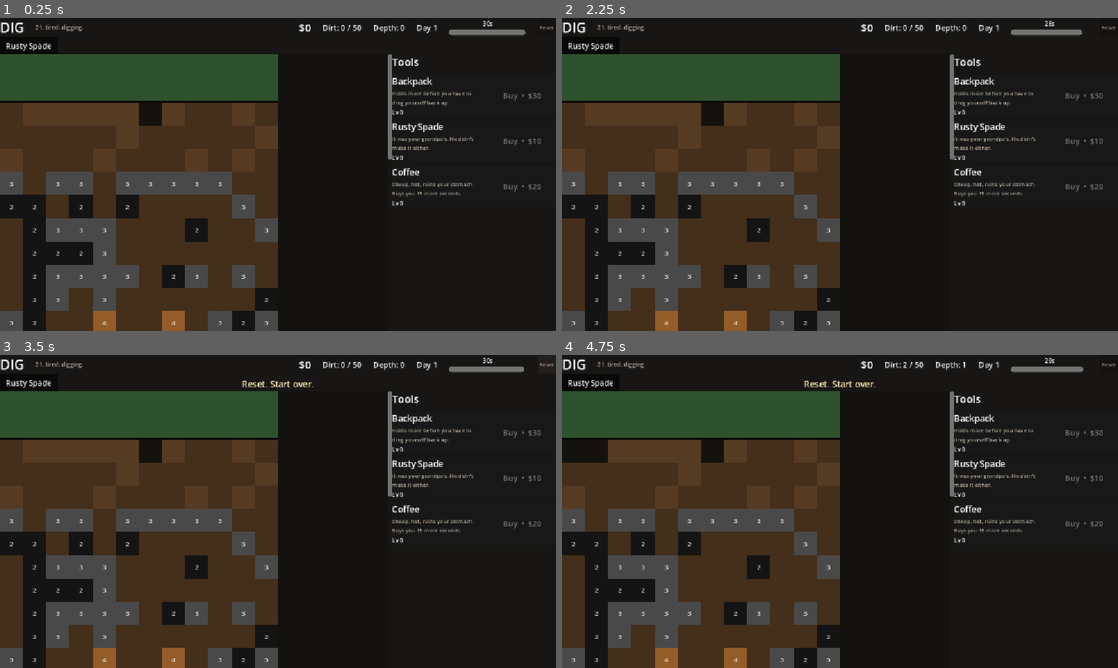
Above: before the commit, frames 1-4 (two rows, left to right).
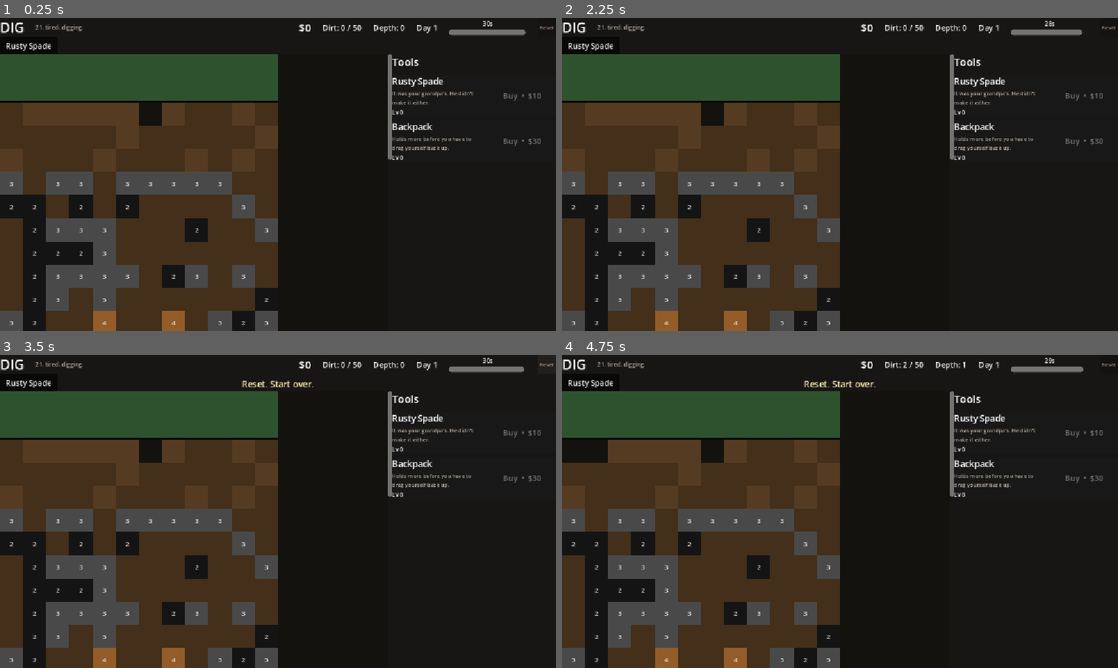
Above: after the commit, the same moments.

Repository: RanjitCS/dig
Game: Godot game, scene res://scenes/main.tscn
Same seed, same stepped clock (60 frames per second), same inputs: the game is played once before the commit and once after it.
Inputs (mouse positions are in pixels of both pictures, inside the frame that each line leads up to):
- Up to frame 1 (0.25 s): no input
- Up to frame 2 (2.25 s): click "Rusty Spade" at 0.5 s; click "Rusty Spade" at 1.25 s; click "Rusty Spade" at 2 s
- Up to frame 3 (3.5 s): click "Reset" at 2.75 s
- Up to frame 4 (4.75 s): move the mouse to (573, 452) at 3.52 s; click (573, 452) at 3.67 s; move the mouse to (595, 452) at 4.27 s; click (595, 452) at 4.42 s

The runs differ from the first frame. In frame 1, 1.0% of the frame differs, in the area x 70-98%, y 18-60%; in frame 2, 1.0%; in frame 3, 1.0%; in frame 4, 1.0%.

Commit message:
change

Diff:
--- /dev/null
+++ b/resources/upgrades/arya_aerospace.tres
@@ -0,0 +1,19 @@
+[gd_resource type="Resource" script_class="Upgrade" load_steps=2 format=3 uid="uid://dig0upgrade0aryaaerospace"]
+
+[ext_resource type="Script" path="res://scripts/upgrade.gd" id="1_upgrade"]
+
+[resource]
+script = ExtResource("1_upgrade")
+id = &"arya_aerospace"
+display_name = "Arya — Aerospace"
+flavor = "She wore a uniform this time. \"I'm joining the space program. Be back soon.\""
+category = 2
+effect = 4
+effect_per_level = 5.0
+base_cost = 100000.0
+cost_mult = 1.0
+cost_currency = &"money"
+unlock_money = 80000.0
+reach = 0
+is_equippable = false
+max_level = 1
--- /dev/null
+++ b/resources/upgrades/arya_engineer.tres
@@ -0,0 +1,19 @@
+[gd_resource type="Resource" script_class="Upgrade" load_steps=2 format=3 uid="uid://dig0upgrade0aryaengineer"]
+
+[ext_resource type="Script" path="res://scripts/upgrade.gd" id="1_upgrade"]
+
+[resource]
+script = ExtResource("1_upgrade")
+id = &"arya_engineer"
+display_name = "Arya — Engineer"
+flavor = "She rebuilt the drill in a weekend. \"I'm going to be an engineer. Be back soon.\""
+category = 2
+effect = 3
+effect_per_level = 5.0
+base_cost = 8000.0
+cost_mult = 1.0
+cost_currency = &"money"
+unlock_money = 6000.0
+reach = 0
+is_equippable = false
+max_level = 1
--- /dev/null
+++ b/resources/upgrades/arya_geologist.tres
@@ -0,0 +1,19 @@
+[gd_resource type="Resource" script_class="Upgrade" load_steps=2 format=3 uid="uid://dig0upgrade0aryageologist"]
+
+[ext_resource type="Script" path="res://scripts/upgrade.gd" id="1_upgrade"]
+
+[resource]
+script = ExtResource("1_upgrade")
+id = &"arya_geologist"
+display_name = "Arya — Geologist"
+flavor = "She brought a notebook. \"I'm going to be a geologist. Be back soon.\""
+category = 2
+effect = 1
+effect_per_level = 0.50
+base_cost = 1500.0
+cost_mult = 1.0
+cost_currency = &"money"
+unlock_money = 1000.0
+reach = 0
+is_equippable = false
+max_level = 1
--- /dev/null
+++ b/resources/upgrades/arya_spectral.tres
@@ -0,0 +1,19 @@
+[gd_resource type="Resource" script_class="Upgrade" load_steps=2 format=3 uid="uid://dig0upgrade0aryaspectral"]
+
+[ext_resource type="Script" path="res://scripts/upgrade.gd" id="1_upgrade"]
+
+[resource]
+script = ExtResource("1_upgrade")
+id = &"arya_spectral"
+display_name = "Arya — Spectral Cartographer"
+flavor = "She had been gone two years. \"I'm going to retire. Are you coming?\""
+category = 2
+effect = 1
+effect_per_level = 2.00
+base_cost = 1000000.0
+cost_mult = 1.0
+cost_currency = &"money"
+unlock_money = 750000.0
+reach = 0
+is_equippable = false
+max_level = 1
--- /dev/null
+++ b/resources/upgrades/arya_surveyor.tres
@@ -0,0 +1,19 @@
+[gd_resource type="Resource" script_class="Upgrade" load_steps=2 format=3 uid="uid://dig0upgrade0aryasurveyor"]
+
+[ext_resource type="Script" path="res://scripts/upgrade.gd" id="1_upgrade"]
+
+[resource]
+script = ExtResource("1_upgrade")
+id = &"arya_surveyor"
+display_name = "Arya — Surveyor"
+flavor = "She drew a map. \"I'm going to be a surveyor. Be back soon.\""
+category = 2
+effect = 2
+effect_per_level = 0.10
+base_cost = 25000.0
+cost_mult = 1.0
+cost_currency = &"money"
+unlock_money = 20000.0
+reach = 0
+is_equippable = false
+max_level = 1
--- a/resources/upgrades/backpack.tres
+++ b/resources/upgrades/backpack.tres
@@ -7,6 +7,7 @@
 id = &"backpack"
 display_name = "Backpack"
 flavor = "Holds more before you have to drag yourself back up."
+category = 0
 effect = 6
 effect_per_level = 50.0
 base_cost = 30.0
@@ -15,3 +16,4 @@
 unlock_money = 0.0
 reach = 0
 is_equippable = false
+max_level = 0
--- /dev/null
+++ b/resources/upgrades/dad_pulley.tres
@@ -0,0 +1,19 @@
+[gd_resource type="Resource" script_class="Upgrade" load_steps=2 format=3 uid="uid://dig0upgrade0dadpulley"]
+
+[ext_resource type="Script" path="res://scripts/upgrade.gd" id="1_upgrade"]
+
+[resource]
+script = ExtResource("1_upgrade")
+id = &"dad_pulley"
+display_name = "Dad's Pulley"
+flavor = "He set it up overnight. He never said anything. It hauls the dirt up for you."
+category = 1
+effect = 3
+effect_per_level = 0.3
+base_cost = 150.0
+cost_mult = 1.22
+cost_currency = &"money"
+unlock_money = 100.0
+reach = 0
+is_equippable = false
+max_level = 0
--- /dev/null
+++ b/resources/upgrades/dad_truck.tres
@@ -0,0 +1,19 @@
+[gd_resource type="Resource" script_class="Upgrade" load_steps=2 format=3 uid="uid://dig0upgrade0dadtruck"]
+
+[ext_resource type="Script" path="res://scripts/upgrade.gd" id="1_upgrade"]
+
+[resource]
+script = ExtResource("1_upgrade")
+id = &"dad_truck"
+display_name = "Dad's Pickup"
+flavor = "He said you could borrow it. The keys were on the kitchen counter."
+category = 1
+effect = 1
+effect_per_level = 0.08
+base_cost = 250.0
+cost_mult = 1.30
+cost_currency = &"money"
+unlock_money = 200.0
+reach = 0
+is_equippable = false
+max_level = 0
--- a/resources/upgrades/day_length.tres
+++ b/resources/upgrades/day_length.tres
@@ -5,8 +5,9 @@
 [resource]
 script = ExtResource("1_upgrade")
 id = &"day_length"
-display_name = "Coffee"
-flavor = "Cheap, hot, ruins your stomach. Buys you 15 more seconds."
+display_name = "Mom's Coffee"
+flavor = "She makes it too strong. Buys you 15 more seconds."
+category = 1
 effect = 5
 effect_per_level = 15.0
 base_cost = 20.0
@@ -15,3 +16,4 @@
 unlock_money = 0.0
 reach = 0
 is_equippable = false
+max_level = 0
--- a/resources/upgrades/drill.tres
+++ b/resources/upgrades/drill.tres
@@ -7,6 +7,7 @@
 id = &"drill"
 display_name = "Drill"
 flavor = "First time you don't have to do the work yourself."
+category = 0
 effect = 3
 effect_per_level = 0.5
 base_cost = 500.0
@@ -15,3 +16,4 @@
 unlock_money = 400.0
 reach = 0
 is_equippable = false
+max_level = 0
--- a/resources/upgrades/hammer.tres
+++ b/resources/upgrades/hammer.tres
@@ -7,6 +7,7 @@
 id = &"hammer"
 display_name = "Hammer"
 flavor = "For when life calls. Crit hits do 5x."
+category = 0
 effect = 2
 effect_per_level = 0.01
 base_cost = 200.0
@@ -15,3 +16,4 @@
 unlock_money = 150.0
 reach = 1
 is_equippable = true
+max_level = 0
--- /dev/null
+++ b/resources/upgrades/mom_gloves.tres
@@ -0,0 +1,19 @@
+[gd_resource type="Resource" script_class="Upgrade" load_steps=2 format=3 uid="uid://dig0upgrade0momgloves"]
+
+[ext_resource type="Script" path="res://scripts/upgrade.gd" id="1_upgrade"]
+
+[resource]
+script = ExtResource("1_upgrade")
+id = &"mom_gloves"
+display_name = "Mom's Knit Gloves"
+flavor = "She finished them last week. You haven't taken them off."
+category = 1
+effect = 2
+effect_per_level = 0.01
+base_cost = 80.0
+cost_mult = 1.30
+cost_currency = &"money"
+unlock_money = 60.0
+reach = 0
+is_equippable = false
+max_level = 0
--- /dev/null
+++ b/resources/upgrades/mom_sandwich.tres
@@ -0,0 +1,19 @@
+[gd_resource type="Resource" script_class="Upgrade" load_steps=2 format=3 uid="uid://dig0upgrade0momsandwich"]
+
+[ext_resource type="Script" path="res://scripts/upgrade.gd" id="1_upgrade"]
+
+[resource]
+script = ExtResource("1_upgrade")
+id = &"mom_sandwich"
+display_name = "Mom's Sandwich"
+flavor = "She left it on the porch. You ate it. You don't remember tasting it."
+category = 1
+effect = 1
+effect_per_level = 0.05
+base_cost = 40.0
+cost_mult = 1.25
+cost_currency = &"money"
+unlock_money = 15.0
+reach = 0
+is_equippable = false
+max_level = 0
--- a/resources/upgrades/pickaxe.tres
+++ b/resources/upgrades/pickaxe.tres
@@ -7,6 +7,7 @@
 id = &"pickaxe"
 display_name = "Pickaxe"
 flavor = "First real purchase. You almost felt something."
+category = 0
 effect = 1
 effect_per_level = 0.10
 base_cost = 50.0
@@ -15,3 +16,4 @@
 unlock_money = 25.0
 reach = 0
 is_equippable = true
+max_level = 0
--- /dev/null
+++ b/resources/upgrades/sister_bank.tres
@@ -0,0 +1,19 @@
+[gd_resource type="Resource" script_class="Upgrade" load_steps=2 format=3 uid="uid://dig0upgrade0sisterbank"]
+
+[ext_resource type="Script" path="res://scripts/upgrade.gd" id="1_upgrade"]
+
+[resource]
+script = ExtResource("1_upgrade")
+id = &"sister_bank"
+display_name = "Sister's Bank Account"
+flavor = "She opened it for you. The PIN is your old jersey number. She didn't ask."
+category = 1
+effect = 4
+effect_per_level = 0.10
+base_cost = 300.0
+cost_mult = 1.25
+cost_currency = &"money"
+unlock_money = 250.0
+reach = 0
+is_equippable = false
+max_level = 0
--- /dev/null
+++ b/resources/upgrades/sister_llc.tres
@@ -0,0 +1,19 @@
+[gd_resource type="Resource" script_class="Upgrade" load_steps=2 format=3 uid="uid://dig0upgrade0sisterllc"]
+
+[ext_resource type="Script" path="res://scripts/upgrade.gd" id="1_upgrade"]
+
+[resource]
+script = ExtResource("1_upgrade")
+id = &"sister_llc"
+display_name = "Sister's LLC"
+flavor = "She filed the paperwork. \"You're a company now. You're welcome.\""
+category = 1
+effect = 1
+effect_per_level = 0.15
+base_cost = 800.0
+cost_mult = 1.35
+cost_currency = &"money"
+unlock_money = 700.0
+reach = 0
+is_equippable = false
+max_level = 0
--- a/resources/upgrades/spade.tres
+++ b/resources/upgrades/spade.tres
@@ -7,6 +7,7 @@
 id = &"spade"
 display_name = "Rusty Spade"
 flavor = "It was your grandpa's. He didn't make it either."
+category = 0
 effect = 0
 effect_per_level = 1.0
 base_cost = 10.0
@@ -15,3 +16,4 @@
 unlock_money = 0.0
 reach = 0
 is_equippable = true
+max_level = 0
--- a/scripts/end_of_day.gd
+++ b/scripts/end_of_day.gd
@@ -1,13 +1,26 @@
 extends CanvasLayer
 
 const UpgradeRowScene := preload("res://scenes/upgrade_row.tscn")
+
+const CATEGORY_TITLES := {
+	Upgrade.Category.TOOLS: "Tools",
+	Upgrade.Category.FAMILY: "Family",
+	Upgrade.Category.ARYA: "Arya",
+	Upgrade.Category.LAND: "Land",
+}
+
+const CATEGORY_ORDER := [
+	Upgrade.Category.TOOLS,
+	Upgrade.Category.FAMILY,
+	Upgrade.Category.ARYA,
+	Upgrade.Category.LAND,
+]
 
 @onready var day_label: Label = %DayLabel
 @onready var earnings_label: Label = %EarningsLabel
 @onready var dirt_label: Label = %DirtLabel
 @onready var upgrades_list: VBoxContainer = %UpgradesList
 @onready var continue_button: Button = %ContinueButton
-@onready var root_panel: Control = %RootPanel
 
 var rows: Array = []
 
@@ -34,21 +47,40 @@
 	GameState.start_next_day()
 
 func _on_upgrade_purchased(_id: StringName, _level: int) -> void:
-	_build_upgrade_rows()
+	_refresh_rows()
 
 func _on_money_changed(_v: float) -> void:
 	_refresh_rows()
 
 func _build_upgrade_rows() -> void:
-	for r in rows:
-		r.queue_free()
+	for c in upgrades_list.get_children():
+		c.queue_free()
 	rows.clear()
+	for cat in CATEGORY_ORDER:
+		var ups := _upgrades_in_category(cat)
+		if ups.is_empty():
+			continue
+		var header := _make_header(CATEGORY_TITLES[cat])
+		upgrades_list.add_child(header)
+		for u in ups:
+			var row := UpgradeRowScene.instantiate()
+			upgrades_list.add_child(row)
+			row.setup(u)
+			rows.append(row)
+
+func _upgrades_in_category(cat: int) -> Array:
+	var out: Array = []
 	for u in GameState.upgrades:
-		var row := UpgradeRowScene.instantiate()
-		upgrades_list.add_child(row)
-		row.setup(u)
-		rows.append(row)
-	_refresh_rows()
+		if u.category == cat:
+			out.append(u)
+	return out
+
+func _make_header(text: String) -> Label:
+	var l := Label.new()
+	l.text = text
+	l.add_theme_font_size_override("font_size", 14)
+	l.modulate = Color(0.7, 0.65, 0.6, 1)
+	return l
 
 func _refresh_rows() -> void:
 	for r in rows:
--- a/scripts/game_state.gd
+++ b/scripts/game_state.gd
@@ -111,6 +111,8 @@
 func buy_upgrade(upgrade_id: StringName) -> bool:
 	var up := get_upgrade(upgrade_id)
 	if up == null:
+		return false
+	if up.is_maxed(level_of(upgrade_id)):
 		return false
 	var cost := cost_of(upgrade_id)
 	if not can_afford(upgrade_id):
@@ -157,16 +159,26 @@
 	var up := get_upgrade(upgrade_id)
 	if up == null:
 		return INF
+	if up.is_maxed(level_of(upgrade_id)):
+		return INF
 	return up.cost_at(level_of(upgrade_id))
 
 func can_afford(upgrade_id: StringName) -> bool:
 	var up := get_upgrade(upgrade_id)
 	if up == null:
+		return false
+	if up.is_maxed(level_of(upgrade_id)):
 		return false
 	var cost := cost_of(upgrade_id)
 	if up.cost_currency == &"money":
 		return money >= cost
 	return dirt >= cost
+
+func is_maxed(upgrade_id: StringName) -> bool:
+	var up := get_upgrade(upgrade_id)
+	if up == null:
+		return false
+	return up.is_maxed(level_of(upgrade_id))
 
 func get_upgrade(upgrade_id: StringName) -> Upgrade:
 	for u in upgrades:
--- a/scripts/main.gd
+++ b/scripts/main.gd
@@ -75,6 +75,8 @@
 
 func _build_upgrade_rows() -> void:
 	for u in GameState.upgrades:
+		if u.category != Upgrade.Category.TOOLS:
+			continue
 		var row := UpgradeRowScene.instantiate()
 		upgrades_list.add_child(row)
 		row.setup(u)
--- a/scripts/upgrade.gd
+++ b/scripts/upgrade.gd
@@ -12,15 +12,23 @@
 }
 
 enum Reach {
-	CARDINAL_4,    # N/S/E/W neighbors only
-	OMNI_8,        # 8 neighbors including diagonals
-	COLUMN_DOWN,   # any broken cell in same column, below it
-	AOE_3X3,       # 3x3 area centered on click target (target must be cardinal-adjacent to broken)
+	CARDINAL_4,
+	OMNI_8,
+	COLUMN_DOWN,
+	AOE_3X3,
+}
+
+enum Category {
+	TOOLS,
+	FAMILY,
+	ARYA,
+	LAND,
 }
 
 @export var id: StringName = &""
 @export var display_name: String = ""
 @export var flavor: String = ""
+@export var category: Category = Category.TOOLS
 @export var effect: Effect = Effect.CLICK_DIRT
 @export var effect_per_level: float = 1.0
 @export var base_cost: float = 10.0
@@ -29,6 +37,12 @@
 @export var unlock_money: float = 0.0
 @export var reach: Reach = Reach.CARDINAL_4
 @export var is_equippable: bool = true
+@export var max_level: int = 0  # 0 = infinite
 
 func cost_at(level: int) -> float:
 	return base_cost * pow(cost_mult, level)
+
+func is_maxed(level: int) -> bool:
+	if max_level <= 0:
+		return false
+	return level >= max_level
--- a/scripts/upgrade_row.gd
+++ b/scripts/upgrade_row.gd
@@ -26,11 +26,18 @@
 	if upgrade == null:
 		return
 	var lvl := GameState.level_of(upgrade.id)
-	var cost := GameState.cost_of(upgrade.id)
 	var currency := "$" if upgrade.cost_currency == &"money" else "dirt"
-	level_label.text = "Lv %d" % lvl
-	buy_button.text = "Buy  •  %s%s" % [currency, _fmt(cost)]
-	buy_button.disabled = not GameState.can_afford(upgrade.id)
+	if upgrade.max_level > 0:
+		level_label.text = "Lv %d / %d" % [lvl, upgrade.max_level]
+	else:
+		level_label.text = "Lv %d" % lvl
+	if GameState.is_maxed(upgrade.id):
+		buy_button.text = "Owned"
+		buy_button.disabled = true
+	else:
+		var cost := GameState.cost_of(upgrade.id)
+		buy_button.text = "Buy  •  %s%s" % [currency, _fmt(cost)]
+		buy_button.disabled = not GameState.can_afford(upgrade.id)
 	visible = GameState.is_unlocked(upgrade.id)
 
 func _on_buy() -> void:
